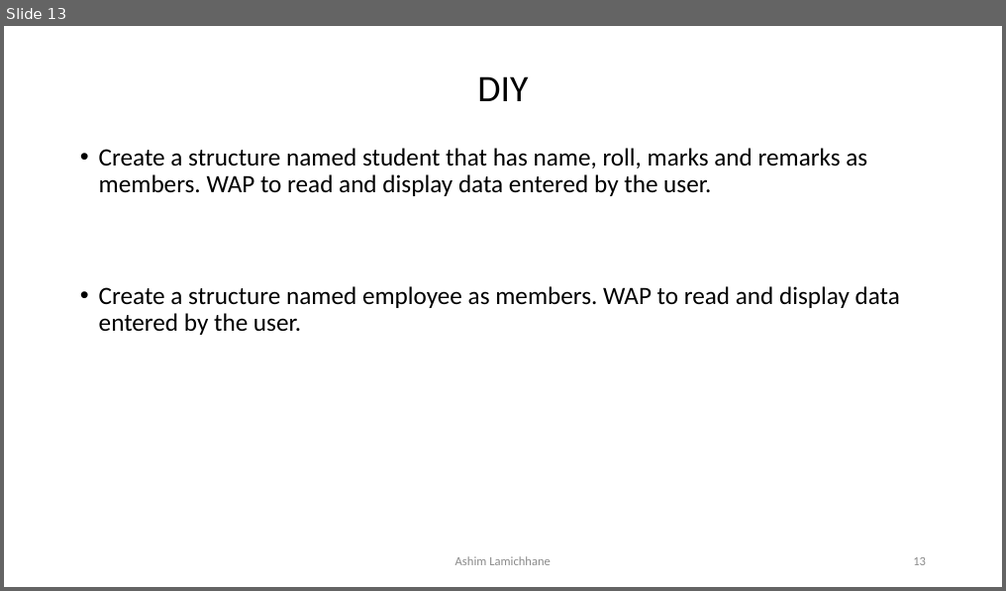
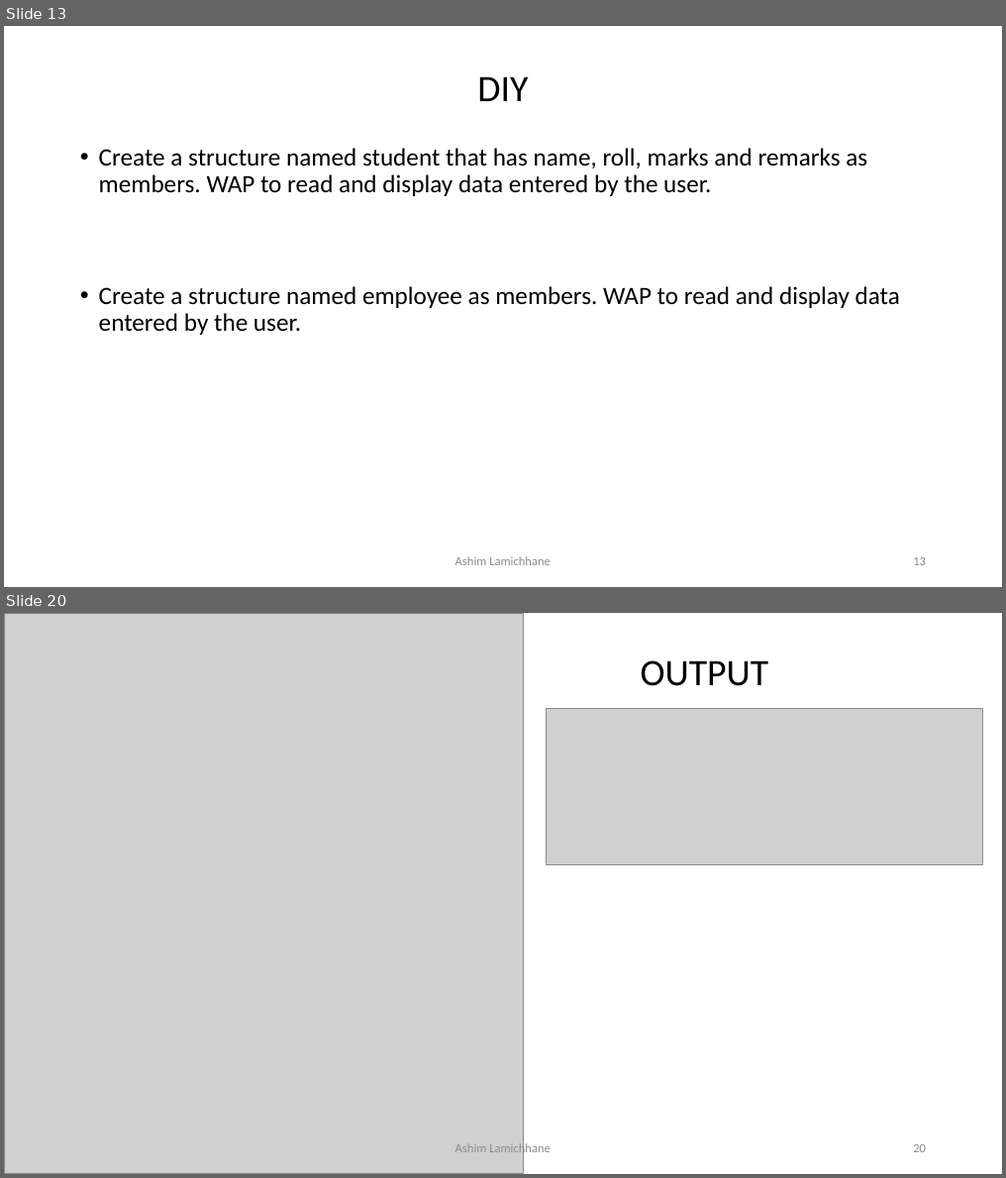
Before and after one commit to ashim888/csit-c, a slide deck: Unit 9/StructureAndUnions.pptx. Shown one above the other, each under a label of ours: slide 13 before the commit, slides 13 and 20 after it; the slides between them are not shown. The pictures are 1006x591 and 1006x1178 pixels, drawn with LibreOffice and Linux fonts; fonts in the diff are those of the drawing; grey boxes stand for pictures. Boxes give left, top, right and bottom in pixels: in the first picture for what was removed or moved away, otherwise in the second. Text is boxed around its words. In the diff, an @@ line names an element or a change of style, - is before the commit and + after.

```diff
--- a/Unit 9/StructureAndUnions.pptx
+++ b/Unit 9/StructureAndUnions.pptx
@@ slide 20 added at [4,613,1002,1174], background #FFFFFF @@
@@ picture added at [4,613,524,1173] @@
@@ title added at [641,661,769,686], 36 pt, text #000000 @@
+OUTPUT
@@ picture added at [547,708,983,864] @@
@@ text added at [455,1143,550,1157], 12 pt, text #8C8C8C @@
+Ashim Lamichhane
@@ page number added at [913,1145,926,1153], 12 pt, text #8C8C8C @@
+20
```
Also in this commit, not shown: 2 slides changed, 11 other slides added.
